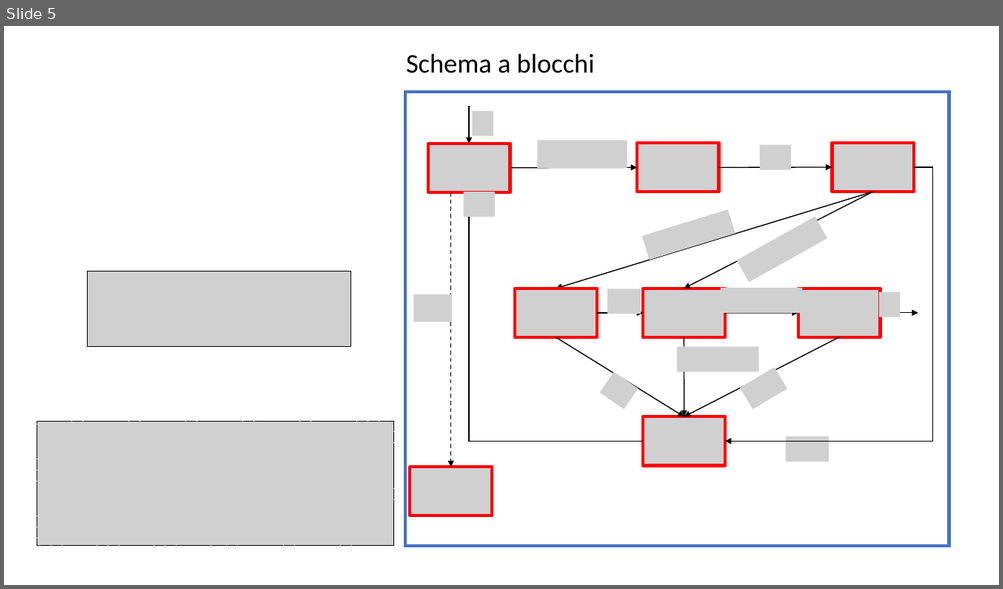
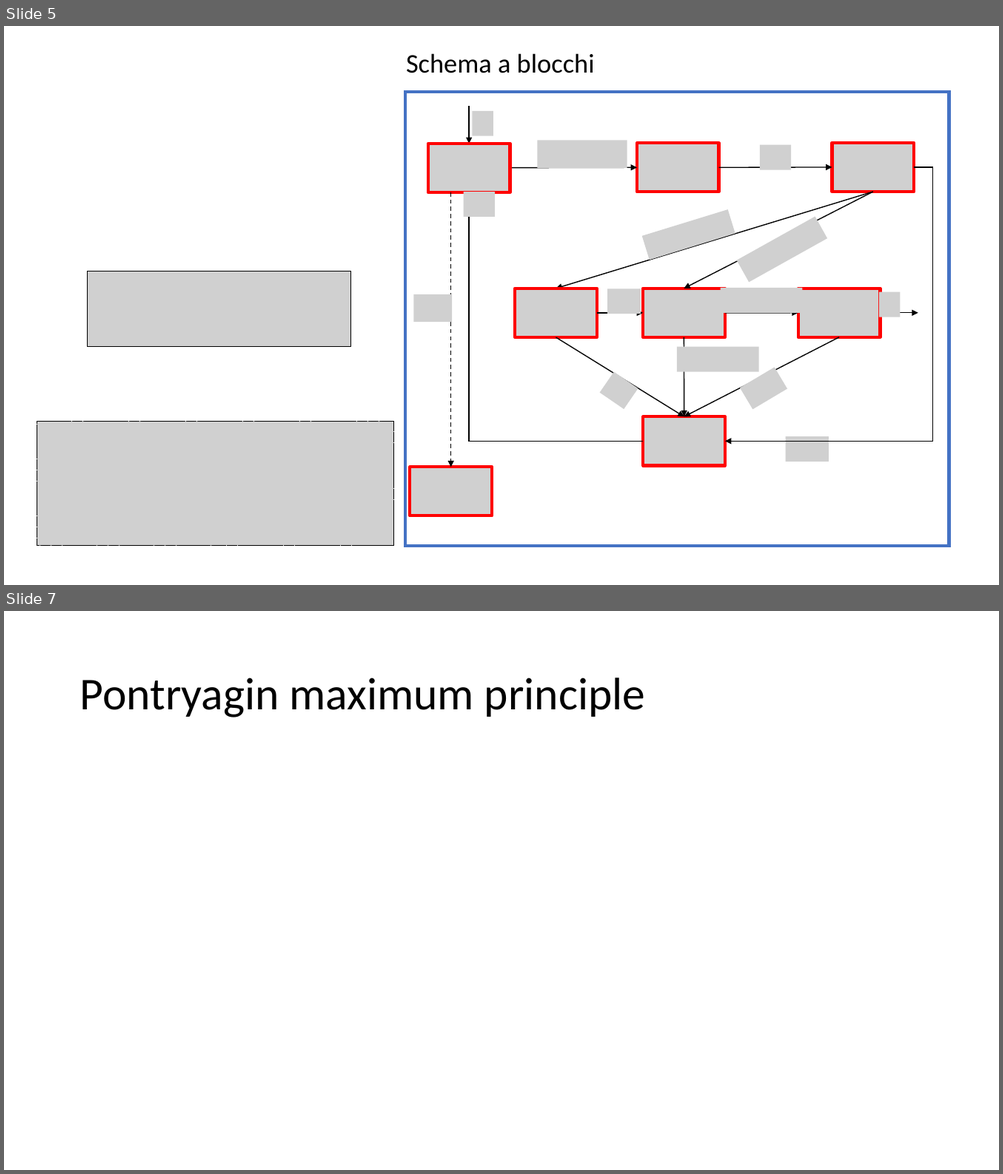
Before and after one commit to spbisc97/covid-optimal-control, a slide deck: PowerPoint/Optimal control strategies to prevent the hospital beds collapse during COVID-19 outbreak.pptx. Shown one above the other, each under a label of ours: slide 5 before the commit, slides 5 and 7 after it; the slides between them are not shown. The pictures are 1003x589 and 1003x1174 pixels, drawn with LibreOffice and Linux fonts; fonts in the diff are those of the drawing; grey boxes stand for pictures. Boxes give left, top, right and bottom in pixels: in the first picture for what was removed or moved away, otherwise in the second. Text is boxed around its words. In the diff, an @@ line names an element or a change of style, - is before the commit and + after.

```diff
--- a/PowerPoint/Optimal control strategies to prevent the hospital beds collapse during COVID-19 outbreak.pptx
+++ b/PowerPoint/Optimal control strategies to prevent the hospital beds collapse during COVID-19 outbreak.pptx
@@ slide 7 added at bbox=[4, 611, 999, 1170], background #FFFFFF @@
@@ title added at bbox=[79, 678, 645, 718], 44 pt, text #000000 @@
+Pontryagin maximum principle
```
Also in this commit, not shown: 13 other slides added.
